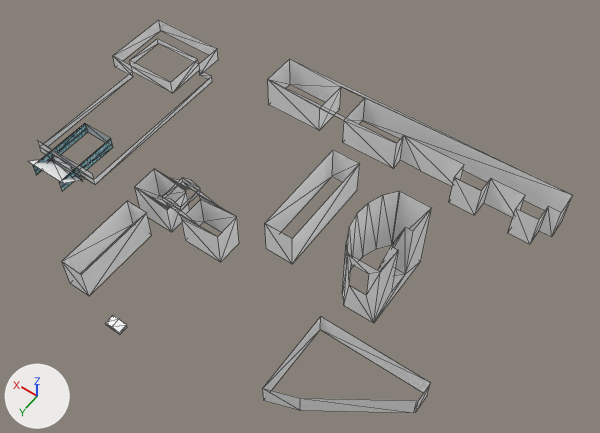
One commit to the OBJ model ゲーム制作Ⅱ/3DLv1_32/GameProgramming/res/colision.obj: the scene before it, then after it.
Before and after are seen from a camera (50 mm lens) standing at (-220.0, 168.0, 426.0) and looking at (-34.0, -94.0, 15.0). Arrows for +X, +Y and +Z are at lower left; the lights stay in place. Mesh edges are drawn as thin lines on the coarser meshes. Where no turn or scale is listed for an object, it has been applied to the vertices. Vertices at the same position are counted once.

Script lines for the objects in view, before the commit:
```python
me_sketchup_001_id200_002 = bpy.data.meshes.new('SketchUp.001_ID200.002')
me_sketchup_001_id200_002.from_pydata(...)  # 8 vertices, 6 faces, 10 loose edges; spans x -157.7..-85.5, y -42.1..13.2, z -0.7..14.3
me_sketchup_001_id200_002.materials.append(mat_material_001)  # white #ffffff
me_sketchup_003_id230_002 = bpy.data.meshes.new('SketchUp.003_ID230.002')
me_sketchup_003_id230_002.from_pydata(...)  # 39 vertices, 43 faces, 57 loose edges; spans x -167.0..52.0, y -201.0..-170.0, z -1.0..24.0
me_sketchup_003_id230_002.materials.append(mat_material_001)  # white #ffffff
me_sketchup_006_id263_002 = bpy.data.meshes.new('SketchUp.006_ID263.002')
me_sketchup_006_id263_002.from_pydata(...)  # 10 vertices, 10 faces, 14 loose edges; spans x -44.7..-24.2, y -144.4..-70.4, z -0.7..25.8
me_sketchup_006_id263_002.materials.append(mat_material_001)  # white #ffffff
ob_sketchup_001_id200_002 = bpy.data.objects.new('SketchUp.001_ID200.002', me_sketchup_001_id200_002)
ob_sketchup_001_id200_002.location = (0.0, 0.0, 0.0)
ob_sketchup_003_id230_002 = bpy.data.objects.new('SketchUp.003_ID230.002', me_sketchup_003_id230_002)
ob_sketchup_003_id230_002.location = (0.0, 0.0, 0.0)
ob_sketchup_006_id263_002 = bpy.data.objects.new('SketchUp.006_ID263.002', me_sketchup_006_id263_002)
ob_sketchup_006_id263_002.location = (0.0, 0.0, 0.0)
# also in view: 'SketchUp.034_ID560.002' at (-98.0, -91.0, 26.0); 'SketchUp.160_ID1855.002' at (135.0, -119.0, 7.0); 'SketchUp.008_ID293.002' at (26.0, -55.0, 18.0); 'SketchUp.178_ID2026.002' at (-122.0, -8.0, 7.0); 'SketchUp.035_ID575.002' at (-82.0, -91.0, 26.0)
```
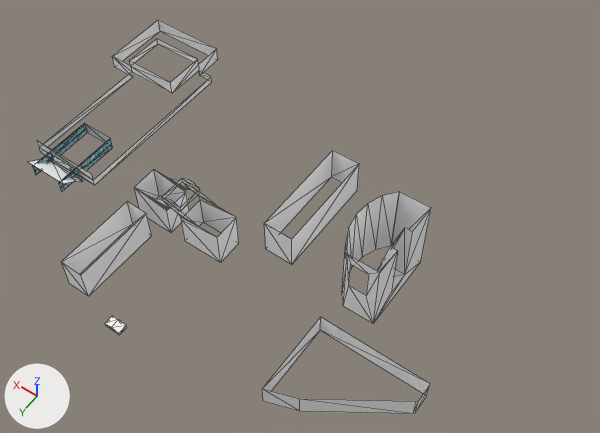
What differs and where, as boxes [x1, y1, x2, y2] in the pictures (600 x 433 px):
'SketchUp.003_ID230.002', deleted
    before: [268, 59, 573, 244]
'SketchUp.001_ID200.002', reshaped
    before: [263, 317, 430, 411]
    after: [262, 317, 430, 411]

Edits to the bpy script that builds the scene:
```text
Change me_sketchup_001_id200_002:
    used by ob_sketchup_001_id200_002; location = (0.0, 0.0, 0.0)
    remove me_sketchup_001_id200_002.from_pydata(...)  # 8 vertices, 6 faces, 10 loose edges; spans x -157.7..-85.5, y -42.1..13.2, z -0.7..14.3
    add me_sketchup_001_id200_002.from_pydata(...)  # 8 vertices, 6 faces, 10 loose edges; spans x -157.7..-85.5, y -41.7..13.6, z -0.7..14.3
    me_sketchup_001_id200_002 part 1: the whole mesh is rebuilt
Remove ob_sketchup_003_id230_002:
    ob_sketchup_003_id230_002 = bpy.data.objects.new('SketchUp.003_ID230.002', me_sketchup_003_id230_002)
    ob_sketchup_003_id230_002.location = (0.0, 0.0, 0.0)
```
